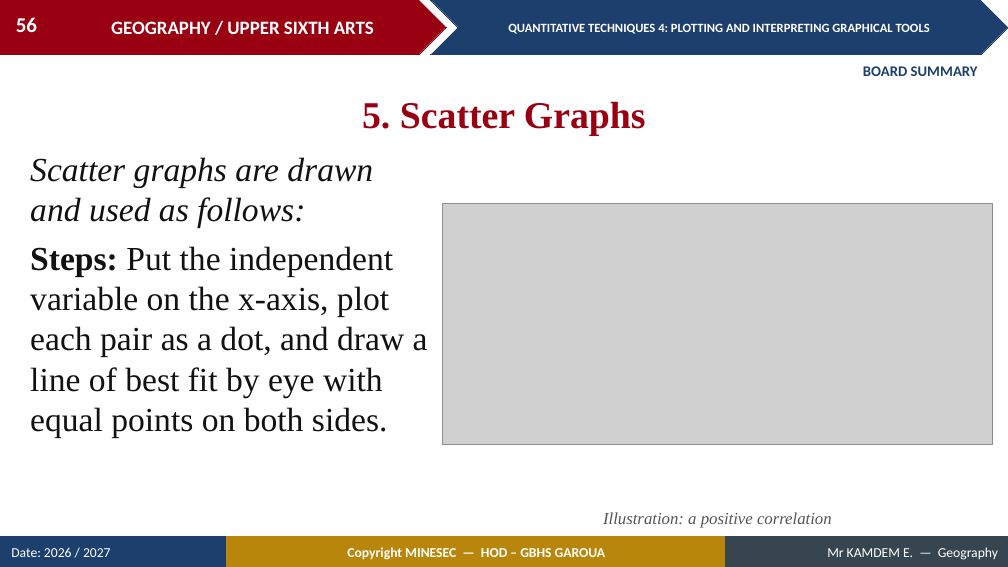
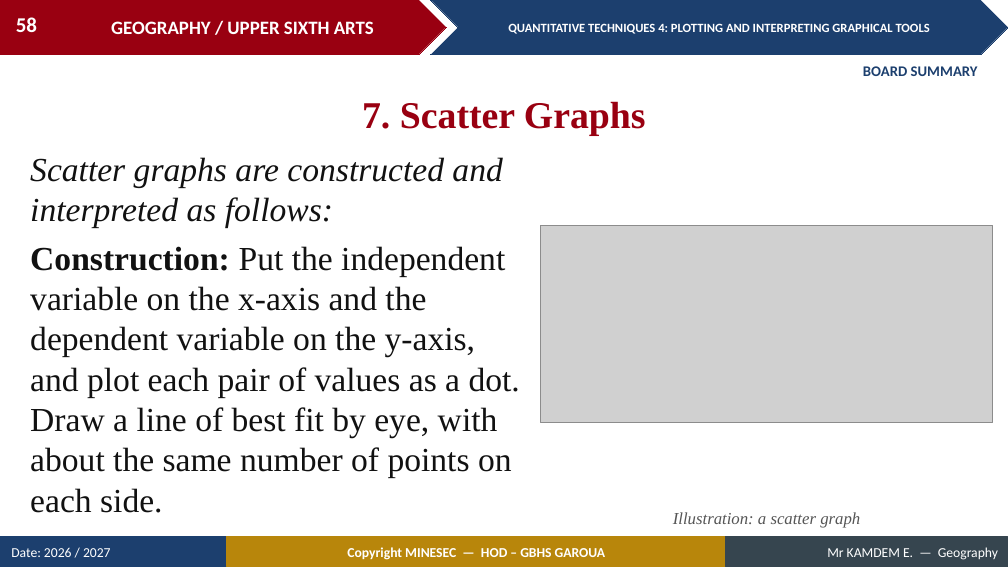
Before and after one commit to Berthautk/linea-github, a slide deck: slide 58 of lecons/USA/Practical Geography/15_USA_PRA_QT04_Plotting_and_Interpreting_Graphical_Tools.pptx (slide 56 before the commit). Drawn at 1008x567 pixels with LibreOffice and Linux fonts; fonts in the diff are those of the drawing; grey boxes stand for pictures. Boxes give left, top, right and bottom in pixels: in the first picture for what was removed or moved away, otherwise in the second. Text is boxed around its words. In the diff, an @@ line names an element or a change of style, - is before the commit and + after.

```diff
--- a/lecons/USA/Practical Geography/15_USA_PRA_QT04_Plotting_and_Interpreting_Graphical_Tools.pptx
+++ b/lecons/USA/Practical Geography/15_USA_PRA_QT04_Plotting_and_Interpreting_Graphical_Tools.pptx
@@ page number at (16, 17, 37, 32): text changed @@
-56
+58
@@ text at (362, 101, 646, 136): text changed @@
-5. Scatter Graphs
+7. Scatter Graphs
@@ text at (30, 157, 520, 513): text changed @@
-Scatter graphs are drawn and used as follows:
-Steps: Put the independent variable on the x-axis, plot each pair as a dot, and draw a line of best fit by eye with equal points on both sides.
+Scatter graphs are constructed and interpreted as follows:
+Construction: Put the independent variable on the x-axis and the dependent variable on the y-axis, and plot each pair of values as a dot. Draw a line of best fit by eye, with about the same number of points on each side.
@@ picture: place and size @@
-picture at (442, 203, 993, 445)
+picture at (541, 225, 993, 423)
@@ text at (673, 512, 860, 528): text changed @@
-Illustration: a positive correlation
+Illustration: a scatter graph
```
Also in this commit, not shown: 20 other slides changed, 4 slides added, 2 slides removed, 7 other files.
